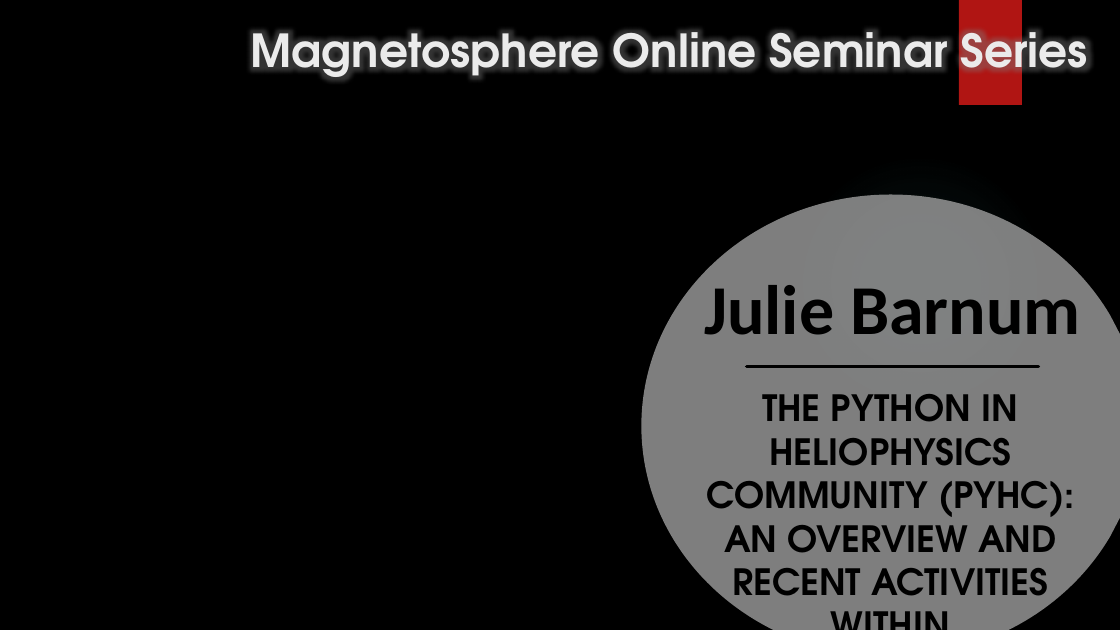
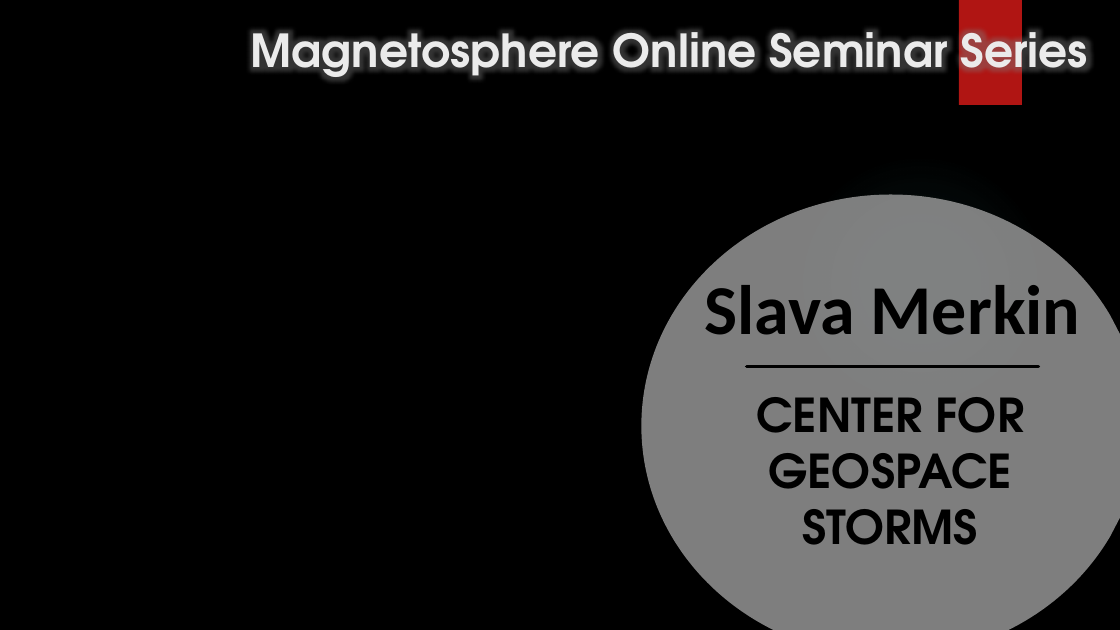
Before and after one commit to MSOLSS/MagSeminars, a slide deck: slide 1 of MSOSS_title.pptx. Drawn at 1120x630 pixels with LibreOffice and Linux fonts; fonts in the diff are those of the drawing; background and template pictures are left out. Boxes give left, top, right and bottom in pixels: in the first picture for what was removed or moved away, otherwise in the second. Text is boxed around its words. In the diff, an @@ line names an element or a change of style, - is before the commit and + after.

```diff
--- a/MSOSS_title.pptx
+++ b/MSOSS_title.pptx
@@ title at [705,285,1080,335]: text changed @@
-Julie Barnum
+Slava Merkin
@@ subtitle at [757,397,1025,545]: text changed; size 31 to 40 pt @@
-THE PYTHON IN HELIOPHYSICS COMMUNITY (PYHC): AN OVERVIEW AND RECENT ACTIVITIES WITHIN
+CENTER FOR GEOSPACE STORMS
```
Also in this commit, not shown: 2 other files.
